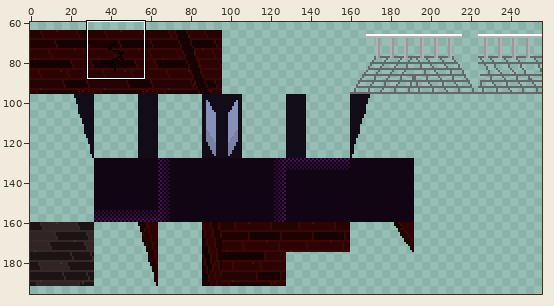
Sprite sheet -- prjVenomBite/sprites/buildingTiles_spr/layers/bb3e8b84-eab5-430d-8bc8-ff7350229e38/140e7203-4b92-49ce-ae67-d649a4bdeb1d.png. Above: a wide view before the commit, with the close-up outlined.
Close-up. Before the commit:
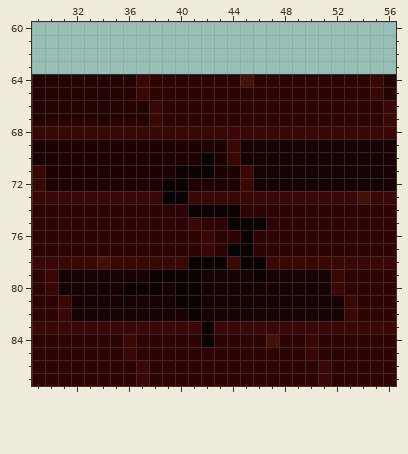
The file is 256x256 pixels. Colours within 5 levels of each other are drawn and written as one. Shown: x 29..56, y 60..87. The wide view leaves out empty margins.
New version:
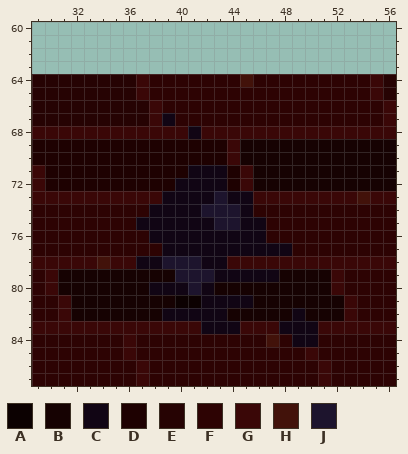
Palette (. is transparent): A #0c0101  B #160202  C #110514  D #1e0101  E #260303  F #2d0303  G #3a0707  H #42120a  J #1d142d
The edit:
Changed rows in their new state; - is an unchanged pixel.
first column x 36:
67 ---C-----------
68 -----C---------
70 ------D--------
71 ----DCCC-------
72 ---DCCCC-------
73 ---CCCCJCC-----
74 --CCCCJJJC-----
75 -CCCCCCJJCC----
76 --CCCCCCCCC----
77 ---CCCCCCCCCC--
78 -CCJJJCC-GG----
79 --BBJJJCCCCC---
80 BBCCCJC--------
81 ------CCCC-----
82 ---CCCCC-----C-
83 ------CCC---CCC
84 ------F------CC
Pixel boxes of the changes (left, top, right, bottom) in both close-ups:
changed: (123, 113, 318, 347)
